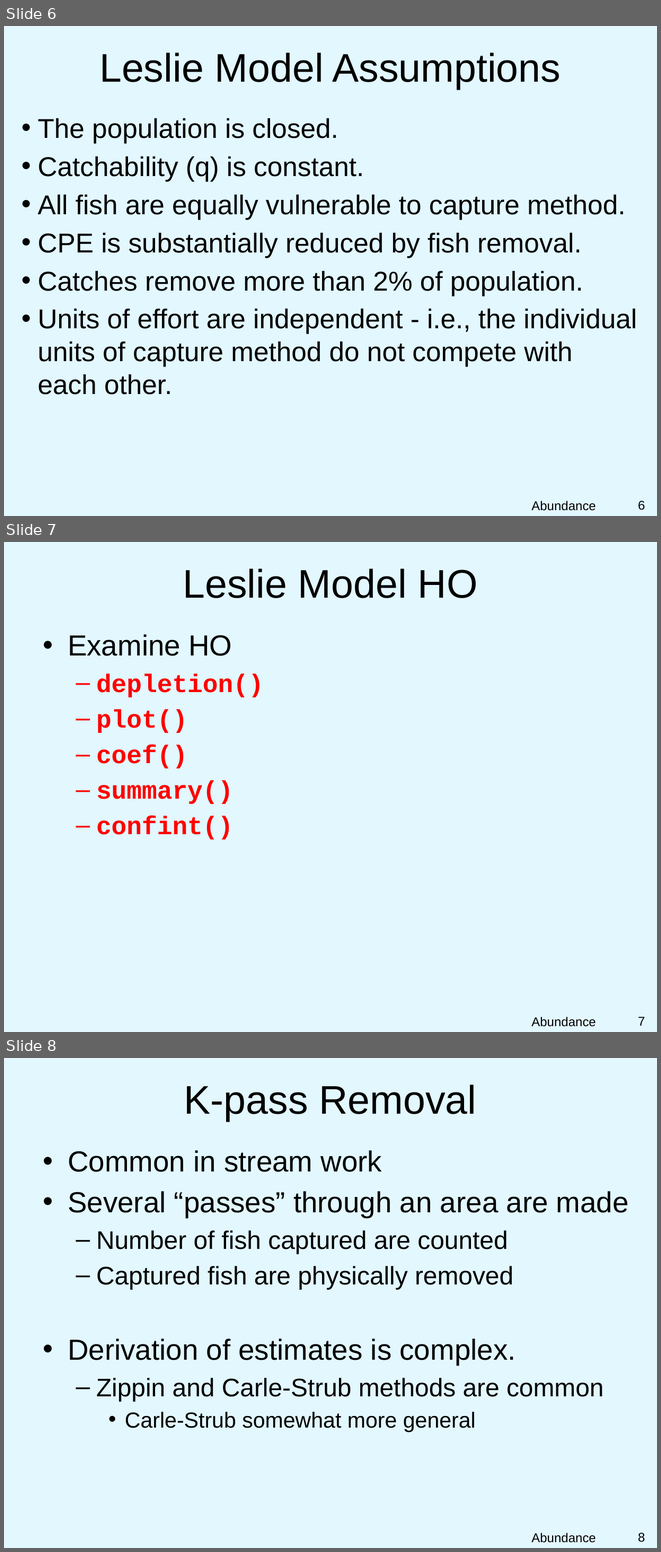
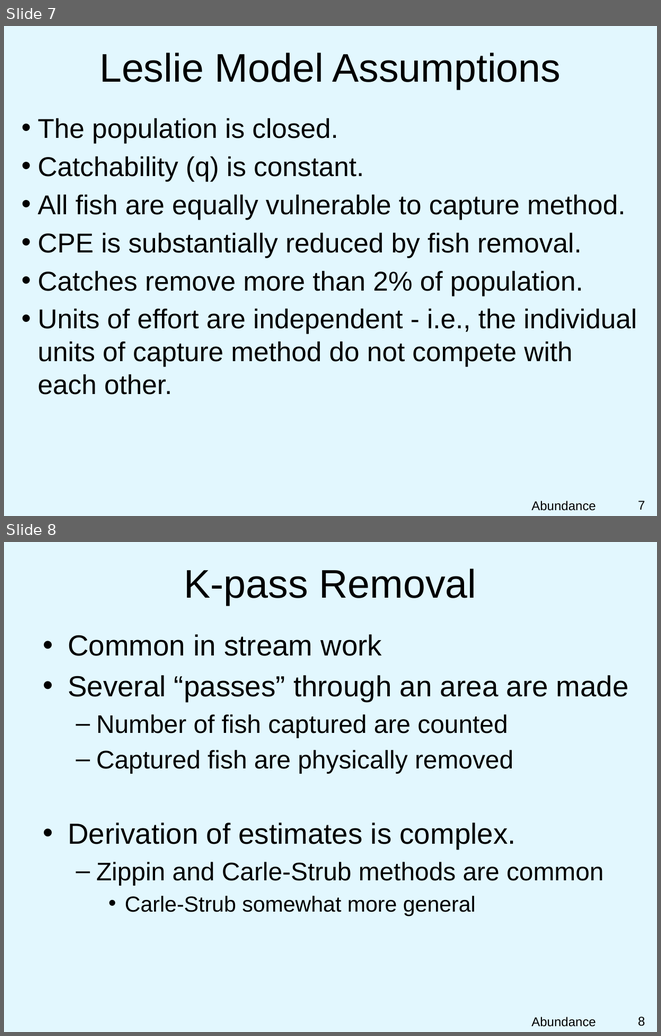
Before and after one commit to droglenc/NCNRS349, a slide deck: modules/PPT/Depletion.pptx. Shown one above the other, each under a label of ours: slides 6, 7 and 8 before the commit, slides 7 and 8 after it. The pictures are 661x1552 and 661x1036 pixels, drawn with LibreOffice and Linux fonts; fonts in the diff are those of the drawing; background and template pictures are left out. Boxes give left, top, right and bottom in pixels: in the first picture for what was removed or moved away, otherwise in the second. Text is boxed around its words. In the diff, an @@ line names an element or a change of style, - is before the commit and + after.

```diff
--- a/modules/PPT/Depletion.pptx
+++ b/modules/PPT/Depletion.pptx
@@ slide 7 removed at [4, 542, 657, 1032], background picture (left out) @@
@@ title removed at [183, 568, 478, 598] @@
-Leslie Model HO
@@ text removed at [68, 634, 264, 839] @@
-• Examine HO
-  – depletion()
-  – plot()
-  – coef()
-  – summary()
-  – confint()
@@ text removed at [531, 1016, 595, 1026] @@
-Abundance
@@ page number removed at [638, 1016, 645, 1025] @@
-7
@@ what was slide 6 is now slide 7 @@
@@ page number at [638, 500, 645, 509]: text changed @@
-6
+7
```
Also in this commit, not shown: 1 slide added, 5 other files.
